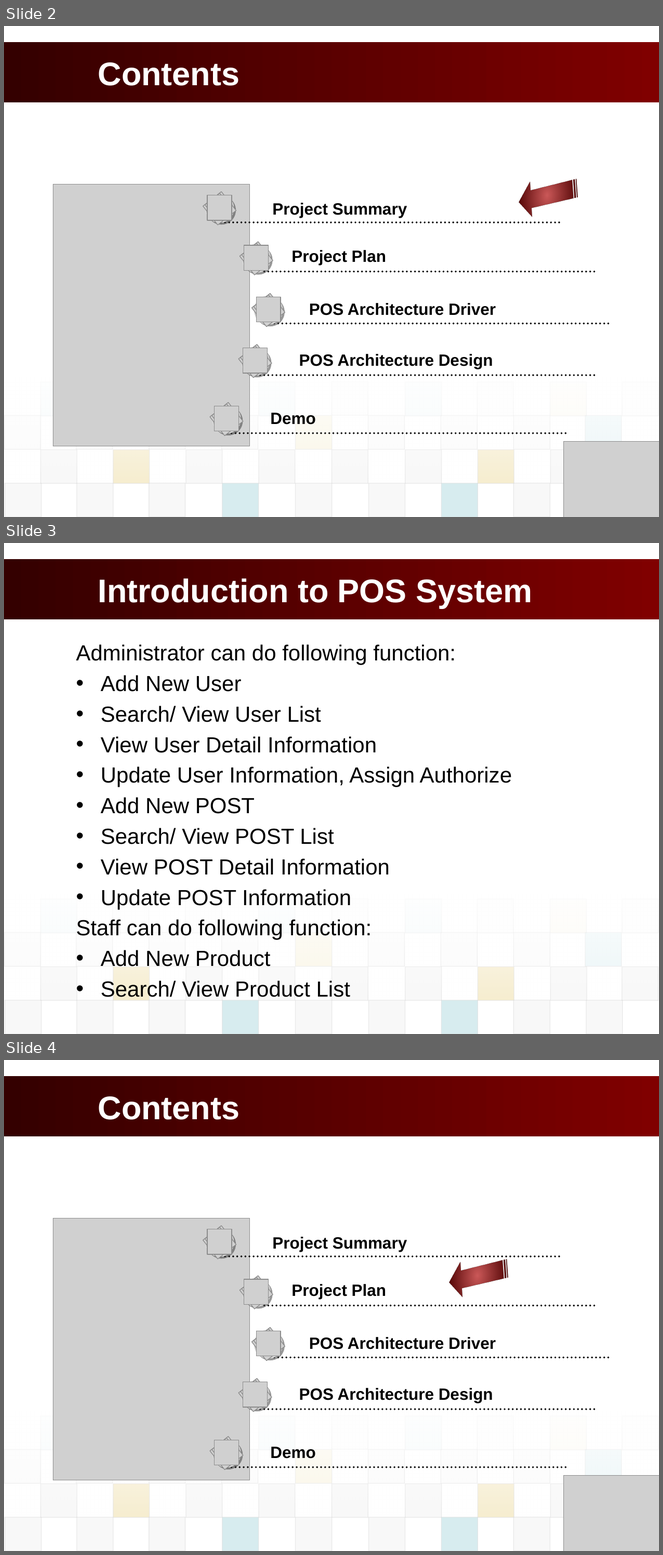
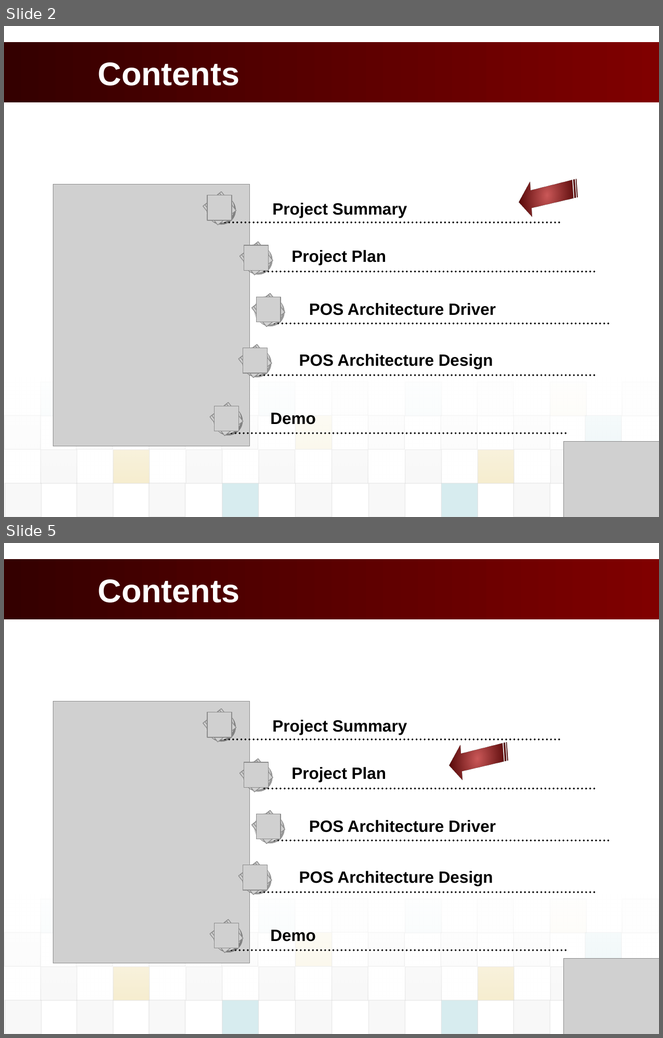
Before and after one commit to vucongthuc/hit-team-2012, a slide deck: Architect and Design/Final Project/K15T2_Team2_FinalProject/POS_Presentation/POS_PresentationSlide.pptx. Shown one above the other, each under a label of ours: slides 2, 3 and 4 before the commit, slides 2 and 5 after it; the slides between them are not shown. The pictures are 663x1555 and 663x1038 pixels, drawn with LibreOffice and Linux fonts; fonts in the diff are those of the drawing; grey boxes stand for pictures; background and template pictures are left out. Boxes give left, top, right and bottom in pixels: in the first picture for what was removed or moved away, otherwise in the second. Text is boxed around its words. In the diff, an @@ line names an element or a change of style, - is before the commit and + after.

```diff
--- a/Architect and Design/Final Project/K15T2_Team2_FinalProject/POS_Presentation/POS_PresentationSlide.pptx
+++ b/Architect and Design/Final Project/K15T2_Team2_FinalProject/POS_Presentation/POS_PresentationSlide.pptx
@@ slide 3 removed at box(4, 543, 659, 1034), background #FFFFFF; not listed: 34 template elements that a slide beside it also shows @@
@@ title removed at box(98, 578, 532, 608) @@
-Introduction to POS System
@@ text removed at box(76, 644, 512, 967) @@
-Administrator can do following function:
-• Add New User
-• Search/ View User List
-• View User Detail Information
-• Update User Information, Assign Authorize
-• Add New POST
-• Search/ View POST List
-• View POST Detail Information
-• Update POST Information
-Staff can do following function:
-• Add New Product
-• Search/ View Product List
@@ rectangle removed at box(113, 899, 150, 934) @@
@@ rectangle removed at box(185, 899, 222, 934) @@
@@ rectangle removed at box(622, 967, 658, 1000) @@
@@ rectangle removed at box(586, 1000, 622, 1034) @@
@@ what was slide 4 is now slide 5 @@
```
Also in this commit, not shown: 3 slides changed, 4 slides added, 6 other files.
